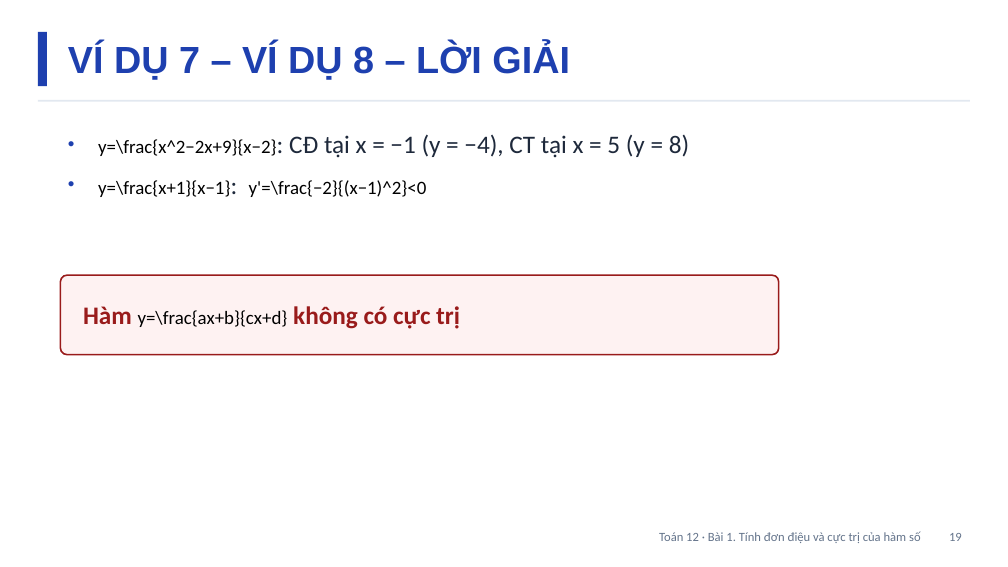
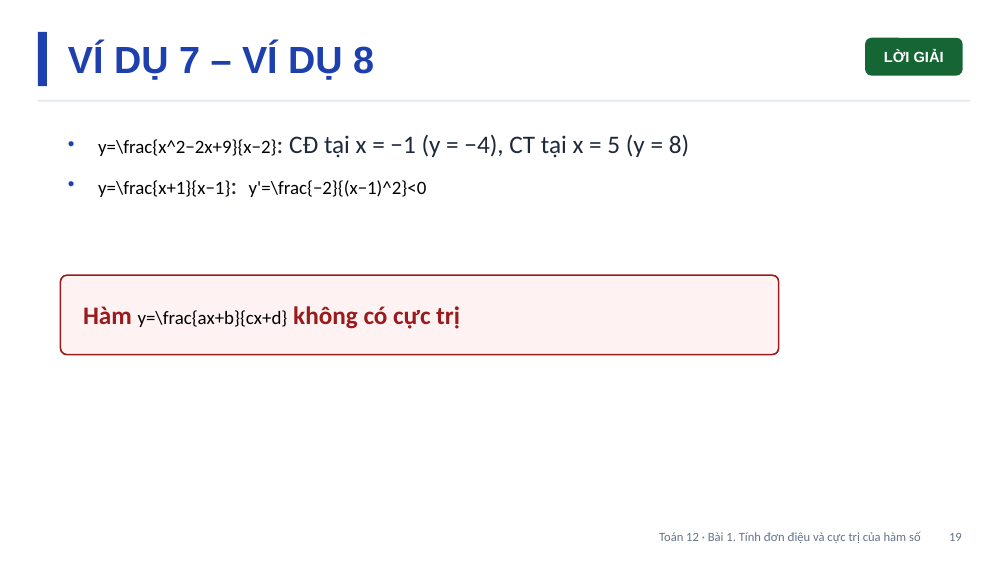
Before and after one commit to Trangtu66/Taode_thi_online, a slide deck: slide 19 of slide/Slide_TOAN12_Bai1_T1-6.pptx. Drawn at 1008x567 pixels with LibreOffice and Linux fonts; fonts in the diff are those of the drawing. Boxes give left, top, right and bottom in pixels: in the first picture for what was removed or moved away, otherwise in the second. Text is boxed around its words. In the diff, an @@ line names an element or a change of style, - is before the commit and + after.

```diff
--- a/slide/Slide_TOAN12_Bai1_T1-6.pptx
+++ b/slide/Slide_TOAN12_Bai1_T1-6.pptx
@@ text at (68, 44, 374, 80): text changed @@
-VÍ DỤ 7 – VÍ DỤ 8 – LỜI GIẢI
+VÍ DỤ 7 – VÍ DỤ 8
@@ rounded rectangle added at (865, 38, 963, 76), fill #166534, 14 pt, text #FFFFFF, bold @@
+LỜI GIẢI
```
Also in this commit, not shown: 15 other slides changed, 9 other files.
